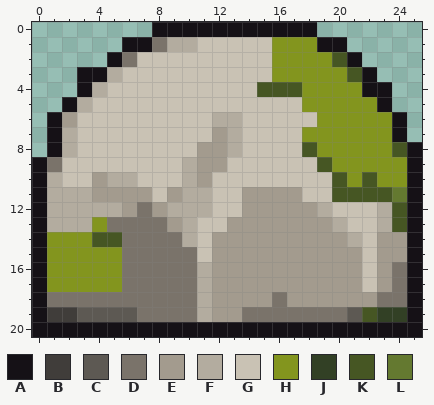
Two states of a pixel-art file, art/source/park_stone/park_stone.aseprite. Above is the file before it was changed.
26x21 pixels, 1 frame.
Palette (. is transparent): A #151116  B #403d3a  C #5d5953  D #7a736a  E #a39b8e  F #b3ac9f  G #c9c2b4  H #83951e  J #324025  K #465623  L #647930
Pixels before, first column x 0:
 0 ........AAAAAAAAAAA.......
 1 ......AADFFGGGGGHHHAA.....
 2 .....ADGGGGGGGGGHHHHKA....
 3 ...AAFGGGGGGGGGGHHHHHKA...
 4 ...AFGGGGGGGGGGKKKHHHHAA..
 5 ..AFGGGGGGGGGGGGGGHHHHHA..
 6 .AEGGGGGGGGGFFGGGGGHHHHHA.
 7 .AFGGGGGGGGGEFGGGGHHHHHHA.
 8 .AFGGGGGGGGEEFGGGGKHHHHHKA
 9 ADGGGGGGGGFEEGGGGGGKHHHHHA
10 AFGGEFFGGGFEGGGGGGGGKHKHHA
11 AFFFEEEEGEFFGGEEEEGGKKKKLA
12 AFFFFFEDEFFFGGEEEEEFGGGFKA
13 AFFFHDDDDEFGGEEEEEEEFGGFKA
14 AHHHKKDDDDFGEEEEEEEEEFGEEA
15 AHHHHHDDDDDGEEEEEEEEEEGEEA
16 AHHHHHDDDDDFEEEEEEEEEEGEDA
17 AHHHHHDDDDDFEEEEEEEEEEGEDA
18 ADDDDDDDDDDFEEEEDEEEEEEDDA
19 ABBCCCCDDDDFEEDDDDDDDCKJJA
20 AAAAAAAAAAAAAAAAAAAAAAAAAA
The same view after the edit:
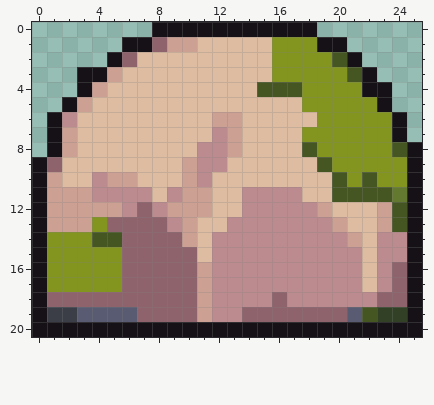
The edit:
colour B: #403d3a -> #3b3e47
colour C: #5d5953 -> #585b71
colour D: #7a736a -> #8f636c
colour E: #a39b8e -> #bc8b8f
colour F: #b3ac9f -> #cca093
colour G: #c9c2b4 -> #debca1
